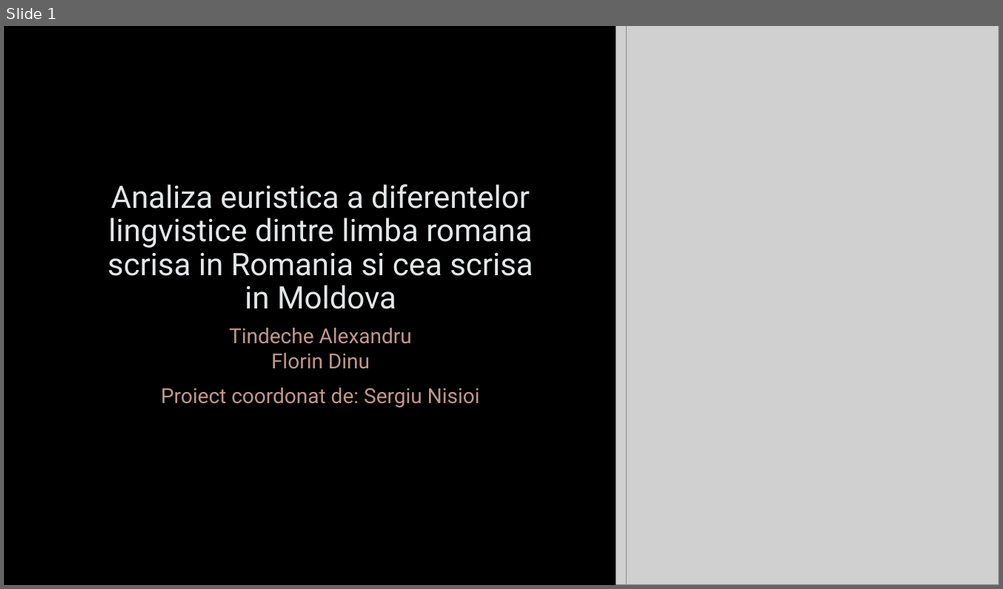
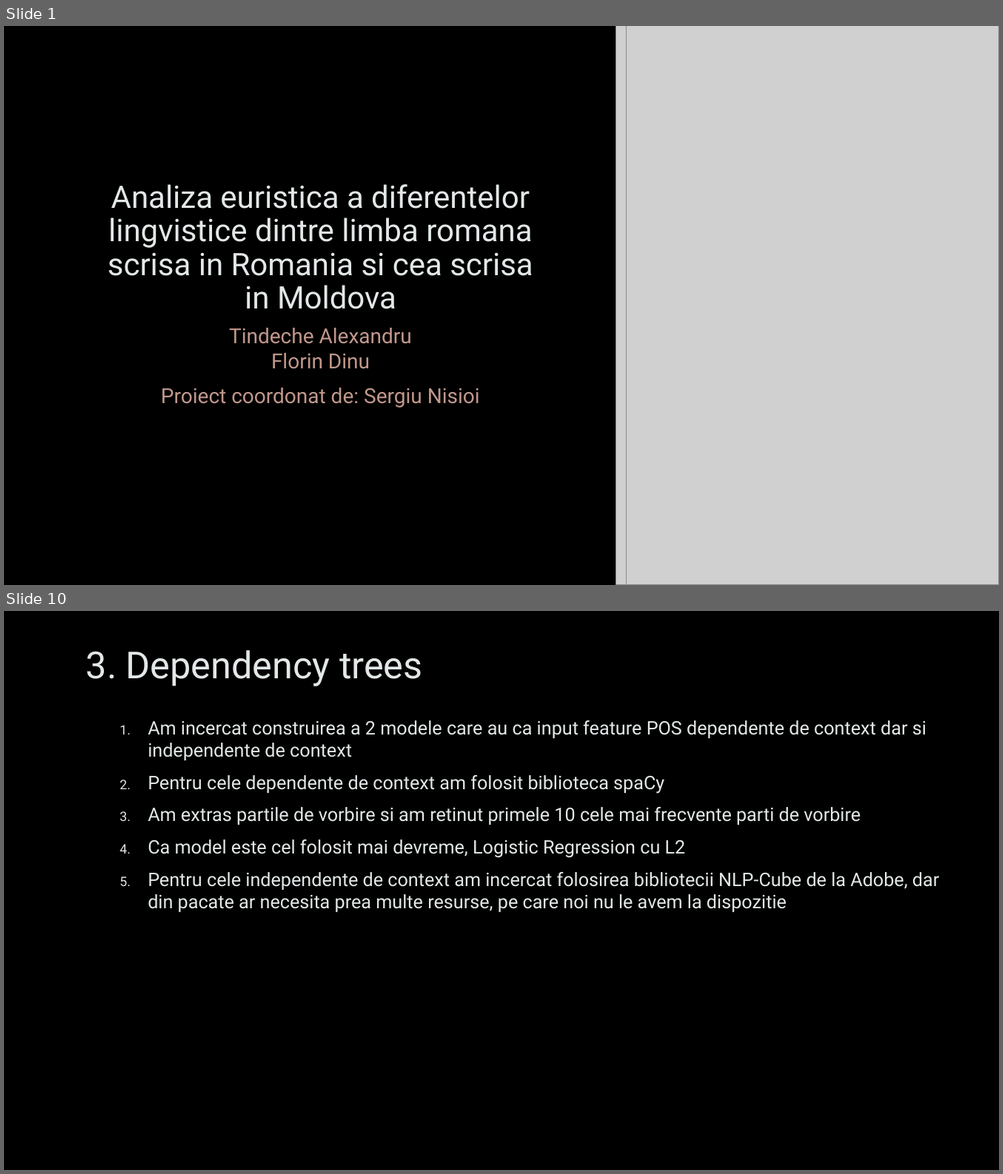
Before and after one commit to AlexTindeche/Romanian-Language-Study_Romania-Moldova, a slide deck: Presentation.pptx. Shown one above the other, each under a label of ours: slide 1 before the commit, slides 1 and 10 after it; the slides between them are not shown. The pictures are 1003x589 and 1003x1174 pixels, drawn with LibreOffice and Linux fonts; fonts in the diff are those of the drawing; grey boxes stand for pictures; background and template pictures are left out. Boxes give left, top, right and bottom in pixels: in the first picture for what was removed or moved away, otherwise in the second. Text is boxed around its words. In the diff, an @@ line names an element or a change of style, - is before the commit and + after.

```diff
--- a/Presentation.pptx
+++ b/Presentation.pptx
@@ slide 10 added at box(4, 611, 999, 1170), background picture (left out) @@
@@ title added at box(86, 650, 423, 686), 36 pt, text #E2E7E8 @@
+3. Dependency trees
@@ text added at box(148, 721, 939, 912), 18 pt, text #E2E7E8 @@
+  1. Am incercat construirea a 2 modele care au ca input feature POS dependente de context dar si independente de context
+  2. Pentru cele dependente de context am folosit biblioteca spaCy
+  3. Am extras partile de vorbire si am retinut primele 10 cele mai frecvente parti de vorbire
+  4. Ca model este cel folosit mai devreme, Logistic Regression cu L2
+  5. Pentru cele independente de context am incercat folosirea bibliotecii NLP-Cube de la Adobe, dar din pacate ar necesita prea multe resurse, pe care noi nu le avem la dispozitie
```
Also in this commit, not shown: 1 slide changed, 7 other slides added, 3 other files.
